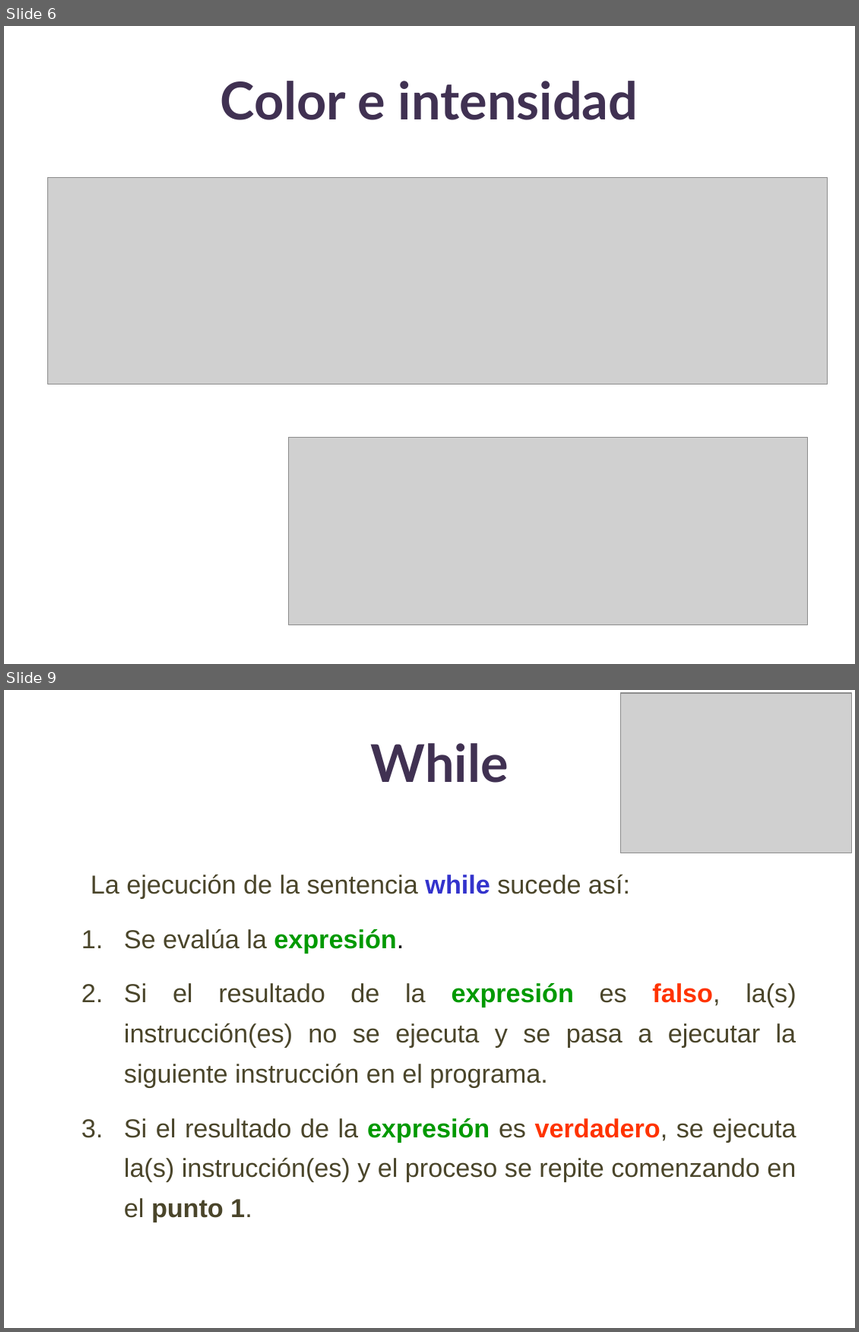
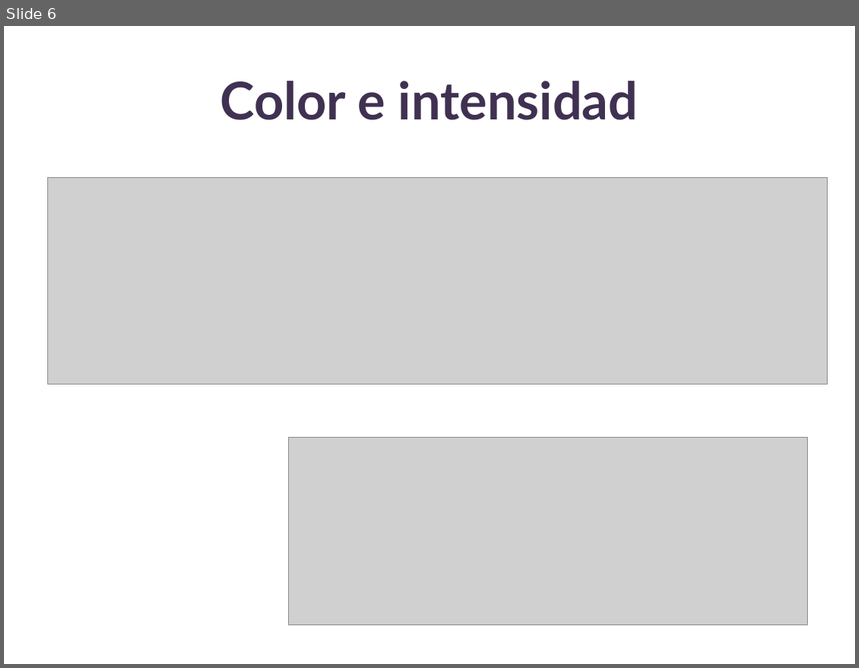
Before and after one commit to lizetheP/Tecnologias, a slide deck: Calendario/Presentaciones/0_Colores.pptx. Shown one above the other, each under a label of ours: slides 6 and 9 before the commit, slide 6 after it; the slides between them are not shown. The pictures are 859x1332 and 859x668 pixels, drawn with LibreOffice and Linux fonts; fonts in the diff are those of the drawing; grey boxes stand for pictures. Boxes give left, top, right and bottom in pixels: in the first picture for what was removed or moved away, otherwise in the second. Text is boxed around its words. In the diff, an @@ line names an element or a change of style, - is before the commit and + after.

```diff
--- a/Calendario/Presentaciones/0_Colores.pptx
+++ b/Calendario/Presentaciones/0_Colores.pptx
@@ slide 9 removed at (4, 690, 855, 1328), background #FFFFFF @@
@@ picture removed at (620, 693, 852, 853) @@
@@ text removed at (371, 743, 509, 783) @@
-While
@@ text removed at (91, 874, 797, 1223) @@
-La ejecución de la sentencia while sucede así:
-1. Se evalúa la expresión.
-2. Si el resultado de la expresión es falso, la(s) instrucción(es) no se ejecuta y se pasa a ejecutar la siguiente instrucción en el programa.
-3. Si el resultado de la expresión es verdadero, se ejecuta la(s) instrucción(es) y el proceso se repite comenzando en el punto 1.
```
Also in this commit, not shown: 49 other slides removed, 5 other files.
